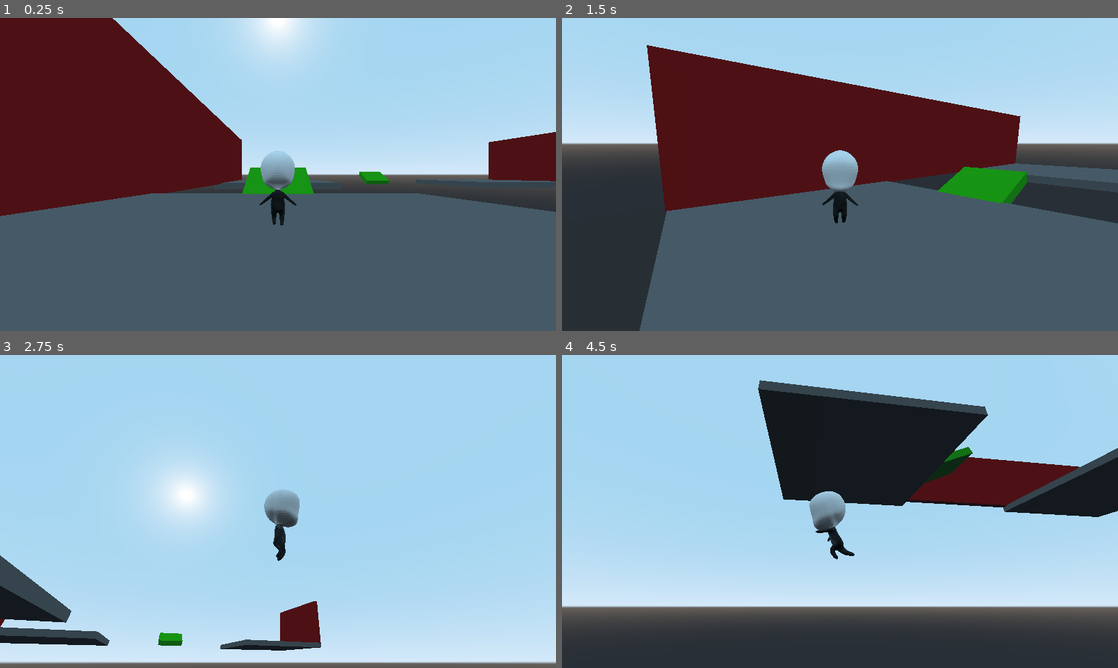
Above: before the commit, frames 1-4 (two rows, left to right).
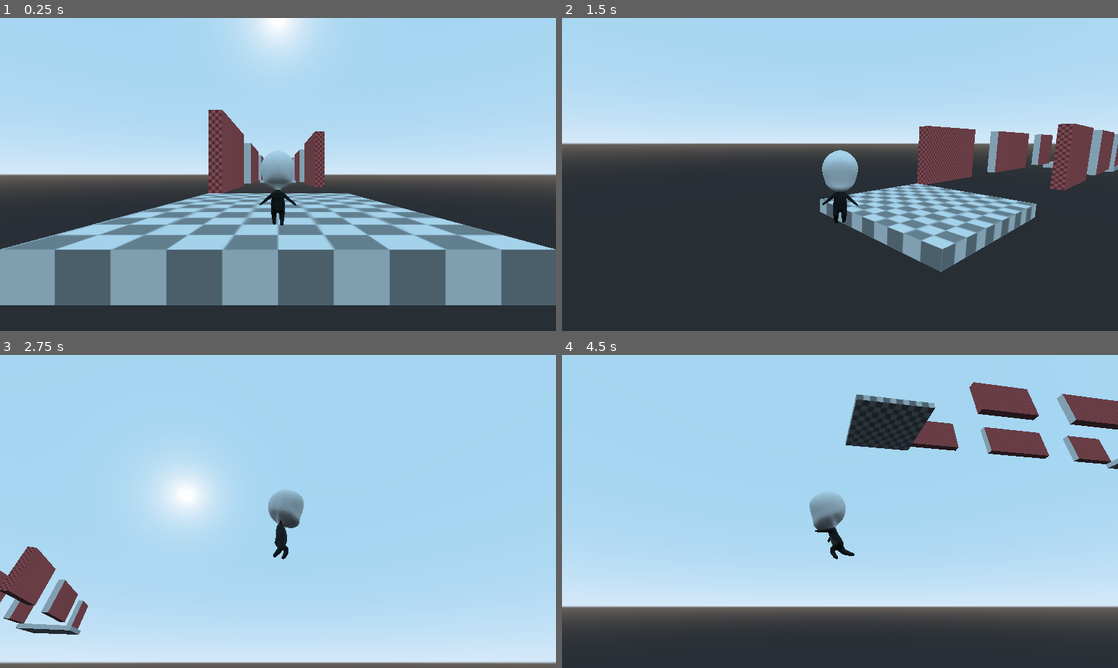
Above: after the commit, the same moments.

Repository: elegist/skyjumper
Game: Godot game, scene res://src/Main.tscn
The game is run twice, just before and just after one commit, with the same random seed, the same clock (stepped at 60 frames per second) and the same inputs.
Inputs (mouse positions are in pixels of both pictures, inside the frame that each line leads up to):
- Up to frame 1 (0.25 s): no input
- Up to frame 2 (1.5 s): move the mouse to (962, 158) at 0.52 s; hold D (move_right) 0.53-1.28 s; hold Shift (dash) 0.53-1.28 s; tap Space (jump) at 0.77, 0.8, 1.07, 1.35 s; move the mouse to (728, 190) at 1.27 s; hold S (move_down) from 1.28 s (still down)
- Up to frame 3 (2.75 s): tap Space (jump) at 1.52, 1.82, 2.3 s; tap Shift (dash) at 1.55 s; move the mouse to (333, 442) at 2.02 s; release S (move_down) at 2.03 s; hold D (move_right) from 2.03 s (still down); hold Shift (dash) from 2.03 s (still down)
- Up to frame 4 (4.5 s): move the mouse to (812, 574) at 2.77 s; release D (move_right) at 2.78 s; release Shift (dash) at 2.78 s; hold W (move_up) 2.78-3.53 s; tap Shift (dash) at 2.85, 4.35 s; tap Space (jump) at 3.02, 3.32, 3.6, 3.77, 4.07 s; move the mouse to (1006, 558) at 3.52 s; hold A (move_left) from 3.53 s (still down); move the mouse to (673, 464) at 4.27 s

The runs differ from the first frame. In frame 1, 58% of the frame differs, in the area x 0-100%, y 0-100%; in frame 2, 59%, in the area x 13-100%, y 8-100%; in frame 3, 5.2%; in frame 4, 19%.

Commit message:
Fix wall running and jumping

Diff:
--- a/project.godot
+++ b/project.godot
@@ -26,46 +26,46 @@
 [input]
 
 move_left={
-"deadzone": 0.5,
+"deadzone": 0.2,
 "events": [ Object(InputEventKey,"resource_local_to_scene":false,"resource_name":"","device":0,"alt":false,"shift":false,"control":false,"meta":false,"command":false,"pressed":false,"scancode":65,"unicode":0,"echo":false,"script":null)
 , Object(InputEventJoypadMotion,"resource_local_to_scene":false,"resource_name":"","device":0,"axis":0,"axis_value":-1.0,"script":null)
  ]
 }
 move_right={
-"deadzone": 0.5,
+"deadzone": 0.2,
 "events": [ Object(InputEventKey,"resource_local_to_scene":false,"resource_name":"","device":0,"alt":false,"shift":false,"control":false,"meta":false,"command":false,"pressed":false,"scancode":68,"unicode":0,"echo":false,"script":null)
 , Object(InputEventJoypadMotion,"resource_local_to_scene":false,"resource_name":"","device":0,"axis":0,"axis_value":1.0,"script":null)
  ]
 }
 move_up={
-"deadzone": 0.5,
+"deadzone": 0.2,
 "events": [ Object(InputEventKey,"resource_local_to_scene":false,"resource_name":"","device":0,"alt":false,"shift":false,"control":false,"meta":false,"command":false,"pressed":false,"scancode":87,"unicode":0,"echo":false,"script":null)
 , Object(InputEventJoypadMotion,"resource_local_to_scene":false,"resource_name":"","device":0,"axis":1,"axis_value":-1.0,"script":null)
  ]
 }
 move_down={
-"deadzone": 0.5,
+"deadzone": 0.2,
 "events": [ Object(InputEventKey,"resource_local_to_scene":false,"resource_name":"","device":0,"alt":false,"shift":false,"control":false,"meta":false,"command":false,"pressed":false,"scancode":83,"unicode":0,"echo":false,"script":null)
 , Object(InputEventJoypadMotion,"resource_local_to_scene":false,"resource_name":"","device":0,"axis":1,"axis_value":1.0,"script":null)
  ]
 }
 camera_left={
-"deadzone": 0.5,
+"deadzone": 0.2,
 "events": [ Object(InputEventJoypadMotion,"resource_local_to_scene":false,"resource_name":"","device":0,"axis":2,"axis_value":-1.0,"script":null)
  ]
 }
 camera_right={
-"deadzone": 0.5,
+"deadzone": 0.2,
 "events": [ Object(InputEventJoypadMotion,"resource_local_to_scene":false,"resource_name":"","device":0,"axis":2,"axis_value":1.0,"script":null)
  ]
 }
 camera_up={
-"deadzone": 0.5,
+"deadzone": 0.2,
 "events": [ Object(InputEventJoypadMotion,"resource_local_to_scene":false,"resource_name":"","device":0,"axis":3,"axis_value":-1.0,"script":null)
  ]
 }
 camera_down={
-"deadzone": 0.5,
+"deadzone": 0.2,
 "events": [ Object(InputEventJoypadMotion,"resource_local_to_scene":false,"resource_name":"","device":0,"axis":3,"axis_value":1.0,"script":null)
  ]
 }
@@ -88,6 +88,11 @@
  ]
 }
 
+[layer_names]
+
+3d_physics/layer_1="ground"
+3d_physics/layer_20="player"
+
 [physics]
 
 common/enable_pause_aware_picking=true
--- a/src/Main.tscn
+++ b/src/Main.tscn
@@ -1,24 +1,27 @@
-[gd_scene load_steps=10 format=2]
+[gd_scene load_steps=7 format=2]
 
 [ext_resource path="res://src/Main.gd" type="Script" id=1]
 [ext_resource path="res://src/player/Player.tscn" type="PackedScene" id=2]
+[ext_resource path="res://assets/textures/checkerboard.png" type="Texture" id=3]
 
-[sub_resource type="CubeMesh" id=1]
+[sub_resource type="SpatialMaterial" id=1]
+flags_world_triplanar = true
+albedo_texture = ExtResource( 3 )
+uv1_scale = Vector3( 0.25, 0.25, 0.25 )
+uv1_triplanar = true
 
-[sub_resource type="SpatialMaterial" id=2]
-albedo_color = Color( 0.427451, 0.427451, 0.427451, 1 )
-
-[sub_resource type="BoxShape" id=3]
+[sub_resource type="SpatialMaterial" id=3]
+flags_world_triplanar = true
+albedo_color = Color( 1, 0.717647, 0.717647, 1 )
+albedo_texture = ExtResource( 3 )
+uv1_scale = Vector3( 0.25, 0.25, 0.25 )
+uv1_triplanar = true
 
 [sub_resource type="SpatialMaterial" id=4]
-albedo_color = Color( 0.615686, 0, 0, 1 )
-
-[sub_resource type="CubeMesh" id=5]
-
-[sub_resource type="SpatialMaterial" id=6]
-albedo_color = Color( 0.121569, 0.705882, 0, 1 )
-
-[sub_resource type="BoxShape" id=7]
+flags_world_triplanar = true
+albedo_color = Color( 1, 0.470588, 0.470588, 1 )
+albedo_texture = ExtResource( 3 )
+uv1_triplanar = true
 
 [node name="Main" type="Node"]
 script = ExtResource( 1 )
@@ -26,145 +29,63 @@
 [node name="Player" parent="." instance=ExtResource( 2 )]
 transform = Transform( 1, 0, 0, 0, 1, 0, 0, 0, 1, 0, 0.283686, 0 )
 
-[node name="Skeleton" parent="Player/Mesh/skyjumper_all_animations_decimated/Armature" index="0"]
-bones/3/bound_children = [  ]
-
-[node name="BoneAttachment" parent="Player/Mesh/skyjumper_all_animations_decimated/Armature/Skeleton" index="1"]
-transform = Transform( 1, -1.922e-09, 2.38403e-07, -2.08947e-09, 0.999858, 0.0168254, -2.38401e-07, -0.0168254, 0.999858, -7.34566e-09, 4.26118, -0.0624813 )
-
-[node name="SoftBody" parent="Player/Mesh/skyjumper_all_animations_decimated/Armature/Skeleton/BoneAttachment" index="0"]
-attachments/0/offset = Vector3( 2.04546, 0.53018, -0.41126 )
-attachments/1/offset = Vector3( 2.5, 0.53018, -0.41126 )
-attachments/2/offset = Vector3( 1.59091, 0.53018, -0.41126 )
-attachments/3/offset = Vector3( 1.13637, 0.53018, -0.41126 )
-attachments/4/offset = Vector3( 0.681823, 0.53018, -0.41126 )
-attachments/5/offset = Vector3( 0.227277, 0.53018, -0.41126 )
-attachments/6/offset = Vector3( -0.227268, 0.53018, -0.41126 )
-attachments/7/offset = Vector3( -0.681814, 0.53018, -0.41126 )
-attachments/8/offset = Vector3( -1.13636, 0.53018, -0.41126 )
-attachments/9/offset = Vector3( -1.5909, 0.53018, -0.41126 )
-attachments/10/offset = Vector3( -2.04545, 0.53018, -0.41126 )
-attachments/11/offset = Vector3( -2.5, 0.53018, -0.41126 )
-
 [node name="AnimationTree" parent="Player/Mesh" index="1"]
 parameters/TimeScale/scale = 1.0
 
-[node name="StaticBody" type="StaticBody" parent="."]
-transform = Transform( 20, 0, 0, 0, 1, 0, 0, 0, 20, 0, -1, 0 )
-__meta__ = {
-"_edit_group_": true
-}
+[node name="CSGCombiner" type="CSGCombiner" parent="."]
+use_collision = true
 
-[node name="MeshInstance" type="MeshInstance" parent="StaticBody"]
-mesh = SubResource( 1 )
-material/0 = SubResource( 2 )
+[node name="CSGBox" type="CSGBox" parent="CSGCombiner"]
+transform = Transform( 1, 0, 0, 0, 1, 0, 0, 0, 1, 0, -1, -65 )
+width = 20.0
+depth = 138.0
+material = SubResource( 1 )
 
-[node name="CollisionShape" type="CollisionShape" parent="StaticBody"]
-shape = SubResource( 3 )
+[node name="CSGBox" type="CSGBox" parent="CSGCombiner/CSGBox"]
+operation = 2
+width = 20.0
+depth = 90.0
 
-[node name="StaticBody3" type="StaticBody" parent="."]
-transform = Transform( 20, 0, 0, 0, 1, 0, 0, 0, 20, 0, -1, -78.8566 )
-__meta__ = {
-"_edit_group_": true
-}
+[node name="CSGPolygon" type="CSGPolygon" parent="CSGCombiner"]
+transform = Transform( -8.14603e-07, 0, -20, 0, 5, 0, 5, 0, -3.25841e-06, -10, 0, -320 )
+polygon = PoolVector2Array( -3, 0, 0, 1, 1, 1, 4, 0 )
+material = SubResource( 3 )
 
-[node name="MeshInstance" type="MeshInstance" parent="StaticBody3"]
-mesh = SubResource( 1 )
-material/0 = SubResource( 2 )
+[node name="CSGBox2" type="CSGBox" parent="CSGCombiner"]
+transform = Transform( 1, 0, 0, 0, 1, 0, 0, 0, 1, -9, 6, -65 )
+height = 12.0
+depth = 90.0
+material = SubResource( 4 )
 
-[node name="CollisionShape" type="CollisionShape" parent="StaticBody3"]
-shape = SubResource( 3 )
+[node name="CSGBox" type="CSGBox" parent="CSGCombiner/CSGBox2"]
+transform = Transform( 1, 0, 0, 0, 1, 0, 0, 0, 1, 0, 0, 18 )
+operation = 2
+height = 12.0
+depth = 14.0
 
-[node name="StaticBody5" type="StaticBody" parent="."]
-transform = Transform( 20, 0, 0, 0, 1, 0, 0, 0, 20, 93, -1, -85.8566 )
-__meta__ = {
-"_edit_group_": true
-}
+[node name="CSGBox2" type="CSGBox" parent="CSGCombiner/CSGBox2"]
+transform = Transform( 1, 0, 0, 0, 1, 0, 0, 0, 1, 0, 0, -22 )
+operation = 2
+height = 12.0
+depth = 14.0
 
-[node name="MeshInstance" type="MeshInstance" parent="StaticBody5"]
-mesh = SubResource( 1 )
-material/0 = SubResource( 2 )
+[node name="CSGBox3" type="CSGBox" parent="CSGCombiner"]
+transform = Transform( 1, 0, 0, 0, 1, 0, 0, 0, 1, 9, 6, -81 )
+height = 12.0
+depth = 90.0
+material = SubResource( 4 )
 
-[node name="CollisionShape" type="CollisionShape" parent="StaticBody5"]
-shape = SubResource( 3 )
+[node name="CSGBox" type="CSGBox" parent="CSGCombiner/CSGBox3"]
+transform = Transform( 1, 0, 0, 0, 1, 0, 0, 0, 1, 0, 0, 18 )
+operation = 2
+height = 12.0
+depth = 14.0
 
-[node name="StaticBody6" type="StaticBody" parent="."]
-transform = Transform( -8.74228e-07, 1, 0, -10, -2.18557e-08, 0, 0, 0, 20, 112.007, 9.68775, -85.8566 )
-__meta__ = {
-"_edit_group_": true
-}
-
-[node name="MeshInstance" type="MeshInstance" parent="StaticBody6"]
-mesh = SubResource( 1 )
-material/0 = SubResource( 4 )
-
-[node name="CollisionShape" type="CollisionShape" parent="StaticBody6"]
-shape = SubResource( 3 )
-
-[node name="StaticBody7" type="StaticBody" parent="."]
-transform = Transform( -8.74228e-07, 1, 0, -10, -2.18557e-08, 0, 0, 0, 20, -18.9926, 9.68775, -78.8566 )
-__meta__ = {
-"_edit_group_": true
-}
-
-[node name="MeshInstance" type="MeshInstance" parent="StaticBody7"]
-mesh = SubResource( 1 )
-material/0 = SubResource( 4 )
-
-[node name="CollisionShape" type="CollisionShape" parent="StaticBody7"]
-shape = SubResource( 3 )
-
-[node name="StaticBody8" type="StaticBody" parent="."]
-transform = Transform( -8.74228e-07, 1, 0, -10, -2.18557e-08, 0, 0, 0, 20, -18.9926, 9.68775, -38.8566 )
-__meta__ = {
-"_edit_group_": true
-}
-
-[node name="MeshInstance" type="MeshInstance" parent="StaticBody8"]
-mesh = SubResource( 1 )
-material/0 = SubResource( 4 )
-
-[node name="CollisionShape" type="CollisionShape" parent="StaticBody8"]
-shape = SubResource( 3 )
-
-[node name="StaticBody9" type="StaticBody" parent="."]
-transform = Transform( -8.74228e-07, 1, 0, -10, -2.18557e-08, 0, 0, 0, 20, -18.9926, 9.68775, 0.143417 )
-__meta__ = {
-"_edit_group_": true
-}
-
-[node name="MeshInstance" type="MeshInstance" parent="StaticBody9"]
-mesh = SubResource( 1 )
-material/0 = SubResource( 4 )
-
-[node name="CollisionShape" type="CollisionShape" parent="StaticBody9"]
-shape = SubResource( 3 )
-
-[node name="StaticBody2" type="StaticBody" parent="."]
-transform = Transform( 5, 0, 0, 0, 0.92164, -1.94023, 0, 0.388047, 4.6082, 0, 1.02822, -24.0823 )
-__meta__ = {
-"_edit_group_": true
-}
-
-[node name="MeshInstance" type="MeshInstance" parent="StaticBody2"]
-mesh = SubResource( 5 )
-material/0 = SubResource( 6 )
-
-[node name="CollisionShape" type="CollisionShape" parent="StaticBody2"]
-shape = SubResource( 7 )
-
-[node name="StaticBody4" type="StaticBody" parent="."]
-transform = Transform( 5, 0, 0, 0, 0.92164, -1.94023, 0, 0.388047, 4.6082, 44.936, 1.02822, -93.213 )
-__meta__ = {
-"_edit_group_": true
-}
-
-[node name="MeshInstance" type="MeshInstance" parent="StaticBody4"]
-mesh = SubResource( 5 )
-material/0 = SubResource( 6 )
-
-[node name="CollisionShape" type="CollisionShape" parent="StaticBody4"]
-shape = SubResource( 7 )
+[node name="CSGBox2" type="CSGBox" parent="CSGCombiner/CSGBox3"]
+transform = Transform( 1, 0, 0, 0, 1, 0, 0, 0, 1, 0, 0, -22 )
+operation = 2
+height = 12.0
+depth = 14.0
 
 [editable path="Player"]
 [editable path="Player/Mesh/skyjumper_all_animations_decimated"]
--- a/src/player/Player.gd
+++ b/src/player/Player.gd
@@ -3,18 +3,22 @@
 var velocity: Vector3 = Vector3.ZERO
 
 var is_dashing: bool = false
+var is_wall_running: bool = false
 
 export var gravity: float = -40.0
 
-export var max_speed: float = 16.0
-export var acceleration: float = 70.0
-export var ground_friction: float = 60.0
-export var air_resistance: float = 50.0
+export var max_speed: float = 20.0
+export var acceleration: float = 100.0
+export var friction: float = 120.0
 export var jump_height: float = 18.0
+export var max_gravity_drag: float = 20.0
 export var dash_factor: int = 40
 
 var max_jump_count: int = 2
 var jump_count: int = 0
+
+var dash_direction: Vector3 = Vector3.ZERO
+var wall_normal: Vector3 = Vector3.ZERO
 
 export var mouse_sensitivity: Vector2 = Vector2(0.0025, 0.0025)
 export var right_stick_sensitivity: Vector2 = Vector2(0.07, 0.035)
@@ -37,7 +41,6 @@
 onready var camera = $CameraRoot/CameraPivot/CameraSpringArm/Camera
 onready var animation_tree = $Mesh/AnimationTree
 
-onready var wall_check_forward = $Mesh/WallChecks/Forward
 onready var wall_check_left = $Mesh/WallChecks/Left
 onready var wall_check_right = $Mesh/WallChecks/Right
 
@@ -74,25 +77,32 @@
 
 	apply_gravity(delta)
 
-	apply_movement(move_direction, delta)
+	if !is_on_wall():
+		apply_movement(move_direction, delta)
 
 	if is_on_floor():
 		jump_count = max_jump_count
+		is_dashing = false
+		is_wall_running = false
 
-	if Input.is_action_just_pressed("jump") && jump_count > 0:
+	if Input.is_action_just_pressed("jump") && jump_count > 0 && !is_on_wall():
 		apply_jump()
-		jump_count -= 1
 	elif Input.is_action_just_released("jump") && velocity.y > jump_height / 2:
 		velocity.y = jump_height / 2
 
 	if Input.is_action_just_pressed("dash") && !is_on_floor():
 		apply_dash(move_direction, delta)
+		dash_direction = move_direction
 
-	if Input.is_action_pressed("dash"):
-		if is_on_wall():
-			apply_wallrun(move_direction)
+	if is_on_wall():
+		wall_normal = get_slide_collision(0).normal
+		if Input.is_action_pressed("dash"):
+			wall_check_left.enabled = true
+			wall_check_right.enabled = true
+			apply_wall_run(delta)
+			if Input.is_action_just_pressed("jump"):
+				apply_wall_jump()
 	else:
-		wall_check_forward.enabled = false
 		wall_check_left.enabled = false
 		wall_check_right.enabled = false
 
@@ -114,8 +124,13 @@
 	snap_vector = -get_floor_normal() if is_on_floor() else Vector3.DOWN
 
 func apply_gravity(delta: float) -> void:
-	velocity.y += gravity * delta
-	velocity.y = clamp(velocity.y, gravity, jump_height)
+	if is_wall_running:
+		var wall_running_factor = 8
+		velocity.y += gravity / wall_running_factor * delta
+		velocity.y = clamp(velocity.y, gravity / wall_running_factor, max_gravity_drag / wall_running_factor)
+	else:
+		velocity.y += gravity * delta
+		velocity.y = clamp(velocity.y, gravity, max_gravity_drag)
 
 func apply_movement(move_direction: Vector3, delta: float) -> void:
 	if move_direction != Vector3.ZERO:
@@ -123,45 +138,47 @@
 		velocity.z = velocity.move_toward(move_direction * max_speed, acceleration * delta).z
 		mesh.rotation.y = lerp_angle(mesh.rotation.y, atan2(move_direction.x, move_direction.z), 10 * delta)
 	else:
-		if is_on_floor():
-			velocity = velocity.move_toward(Vector3.ZERO, ground_friction * delta)
-		else:
-			velocity.x = velocity.move_toward(Vector3.ZERO, air_resistance * delta).x
-			velocity.z = velocity.move_toward(Vector3.ZERO, air_resistance * delta).z
+		velocity.x = velocity.move_toward(Vector3.ZERO, friction * delta).x
+		velocity.z = velocity.move_toward(Vector3.ZERO, friction * delta).z
 
 func apply_jump() -> void:
 	snap_vector = Vector3.ZERO
+	jump_count -= 1
 	velocity.y = jump_height
 
 func apply_dash(move_direction: Vector3, delta: float) -> void:
 	is_dashing = true
 	velocity.x = velocity.move_toward(move_direction * max_speed * dash_factor, acceleration * dash_factor * delta).x
 	velocity.z = velocity.move_toward(move_direction * max_speed * dash_factor, acceleration * dash_factor * delta).z
+	velocity.y = velocity.move_toward(Vector3.ZERO, friction * dash_factor * delta).y
 	yield(get_tree().create_timer(0.25), "timeout")
-	velocity.x = velocity.move_toward(Vector3.ZERO, 50).x
-	velocity.z = velocity.move_toward(Vector3.ZERO, 50).z
+	velocity.x = velocity.move_toward(Vector3.ZERO, friction * dash_factor * delta).x
+	velocity.z = velocity.move_toward(Vector3.ZERO, friction * dash_factor * delta).z
 	is_dashing = false
 
-func apply_wallrun(move_direction: Vector3) -> void:
-	wall_check_forward.enabled = true
-	wall_check_left.enabled = true
-	wall_check_right.enabled = true
+func apply_wall_run(delta: float) -> void:
+	is_wall_running = true
+	velocity.x = sign(dash_direction.x) * max_speed
+	velocity.z = sign(dash_direction.z) * max_speed
 
-	if wall_check_forward.is_colliding() && (!wall_check_left.is_colliding() || wall_check_right.is_colliding()):
-		velocity.y = max_speed
-	if wall_check_left.is_colliding() || wall_check_right.is_colliding():
-		velocity.x = move_direction.x * max_speed
-		velocity.z = move_direction.z * max_speed
-		velocity.y = 0.0
+func apply_wall_jump() -> void:
+	is_wall_running = false
+	velocity.y = jump_height / 1.1
+	velocity.x = wall_normal.x * 50
+	velocity.z = wall_normal.z * 50
+	if round(wall_normal.x) != 0:
+		dash_direction.x *= -1
+	elif round(wall_normal.z) != 0:
+		dash_direction.z *= -1
 
 func apply_animations() -> void:
-	if is_on_wall():
+	if is_on_wall() && Input.is_action_pressed("dash"):
 		animation_tree.set("parameters/location/current", 2)
-		animation_tree.set("parameters/TimeScale/scale", 2)
+		animation_tree.set("parameters/TimeScale/scale", 2.0)
 		if wall_check_left.is_colliding():
+			animation_tree.set("parameters/wall/current", 0)
+		if wall_check_right.is_colliding():
 			animation_tree.set("parameters/wall/current", 1)
-		elif wall_check_right.is_colliding():
-			animation_tree.set("parameters/wall/current", 0)
 	else:
 		if !is_on_floor():
 			animation_tree.set("parameters/location/current", 1)
--- a/src/player/Player.tscn
+++ b/src/player/Player.tscn
@@ -1120,49 +1120,50 @@
 input_1/name = "right"
 input_1/auto_advance = false
 
-[sub_resource type="AnimationNodeAnimation" id=18]
+[sub_resource type="AnimationNodeAnimation" id=19]
 animation = "WallrunLeftLoop"
 
-[sub_resource type="AnimationNodeAnimation" id=19]
+[sub_resource type="AnimationNodeAnimation" id=20]
 animation = "WallrunRightLoop"
 
-[sub_resource type="AnimationNodeBlendTree" id=20]
+[sub_resource type="AnimationNodeBlendTree" id=21]
 graph_offset = Vector2( 1, 610 )
-nodes/TimeScale/node = SubResource( 22 )
+nodes/TimeScale/node = SubResource( 8 )
 nodes/TimeScale/position = Vector2( 420, 640 )
-nodes/air_state/node = SubResource( 8 )
+nodes/air_state/node = SubResource( 9 )
 nodes/air_state/position = Vector2( 140, 460 )
-nodes/dash/node = SubResource( 9 )
+nodes/dash/node = SubResource( 10 )
 nodes/dash/position = Vector2( -60, 640 )
-nodes/fall/node = SubResource( 10 )
+nodes/fall/node = SubResource( 11 )
 nodes/fall/position = Vector2( -60, 520 )
-nodes/ground_state/node = SubResource( 11 )
+nodes/ground_state/node = SubResource( 12 )
 nodes/ground_state/position = Vector2( -60, 200 )
-nodes/idle/node = SubResource( 12 )
+nodes/idle/node = SubResource( 13 )
 nodes/idle/position = Vector2( -280, 180 )
-nodes/jump/node = SubResource( 13 )
+nodes/jump/node = SubResource( 14 )
 nodes/jump/position = Vector2( -60, 400 )
-nodes/location/node = SubResource( 14 )
+nodes/location/node = SubResource( 15 )
 nodes/location/position = Vector2( 640, 200 )
 nodes/output/position = Vector2( 800, 200 )
-nodes/run/node = SubResource( 15 )
+nodes/run/node = SubResource( 16 )
 nodes/run/position = Vector2( -280, 320 )
-nodes/run_speed/node = SubResource( 16 )
+nodes/run_speed/node = SubResource( 17 )
 nodes/run_speed/position = Vector2( 140, 220 )
-nodes/wall/node = SubResource( 17 )
+nodes/wall/node = SubResource( 18 )
 nodes/wall/position = Vector2( 420, 800 )
-nodes/wallrun_left/node = SubResource( 18 )
+nodes/wallrun_left/node = SubResource( 19 )
 nodes/wallrun_left/position = Vector2( 120, 760 )
-nodes/wallrun_right/node = SubResource( 19 )
+nodes/wallrun_right/node = SubResource( 20 )
 nodes/wallrun_right/position = Vector2( 120, 880 )
-node_connections = [ "output", 0, "location", "location", 0, "run_speed", "location", 1, "air_state", "location", 2, "TimeScale", "TimeScale", 0, "wall", "run_speed", 0, "ground_state", "air_state", 0, "jump", "air_state", 1, "fall", "air_state", 2, "dash", "wall", 0, "wallrun_left", "wall", 1, "wallrun_right", "ground_state", 0, "idle", "ground_state", 1, "run" ]
-
-[sub_resource type="CapsuleShape" id=21]
+node_connections = [ "output", 0, "location", "location", 0, "run_speed", "location", 1, "air_state", "location", 2, "TimeScale", "air_state", 0, "jump", "air_state", 1, "fall", "air_state", 2, "dash", "TimeScale", 0, "wall", "ground_state", 0, "idle", "ground_state", 1, "run", "run_speed", 0, "ground_state", "wall", 0, "wallrun_left", "wall", 1, "wallrun_right" ]
+
+[sub_resource type="CapsuleShape" id=22]
 radius = 0.85709
 height = 0.720595
 
 [node name="Player" type="KinematicBody"]
 transform = Transform( 1, 0, 1.74846e-07, 0, 1, 0, -1.74846e-07, 0, 1, 0, 0, 0 )
+collision_layer = 524288
 script = ExtResource( 1 )
 
 [node name="Mesh" type="Spatial" parent="."]
@@ -1181,7 +1182,7 @@
 anims/WallrunRightLoop = SubResource( 7 )
 
 [node name="AnimationTree" type="AnimationTree" parent="Mesh"]
-tree_root = SubResource( 20 )
+tree_root = SubResource( 21 )
 anim_player = NodePath("../skyjumper_all_animations_decimated/AnimationPlayer")
 active = true
 parameters/TimeScale/scale = 2.0
@@ -1193,21 +1194,17 @@
 
 [node name="WallChecks" type="Spatial" parent="Mesh"]
 
-[node name="Forward" type="RayCast" parent="Mesh/WallChecks"]
-transform = Transform( -1, 0, -8.74228e-08, 0, 1, 0, 8.74228e-08, 0, -1, 0, 2, 0 )
-cast_to = Vector3( 0, 0, -5 )
+[node name="Right" type="RayCast" parent="Mesh/WallChecks"]
+transform = Transform( 1, 0, 0, 0, 1, 0, 0, 0, 1, 0, 2, 0 )
+cast_to = Vector3( -3, 0, 3 )
 
 [node name="Left" type="RayCast" parent="Mesh/WallChecks"]
 transform = Transform( 1, 0, 0, 0, 1, 0, 0, 0, 1, 0, 2, 0 )
-cast_to = Vector3( -5, 0, 0 )
-
-[node name="Right" type="RayCast" parent="Mesh/WallChecks"]
-transform = Transform( 1, 0, 0, 0, 1, 0, 0, 0, 1, 0, 2, 0 )
-cast_to = Vector3( 5, 0, 0 )
+cast_to = Vector3( 3, 0, 3 )
 
 [node name="CollisionShape" type="CollisionShape" parent="."]
 transform = Transform( 1, 0, 0, 0, -4.37114e-08, -1.2, 0, 1, -5.24537e-08, 0, 1.52632, 0 )
-shape = SubResource( 21 )
+shape = SubResource( 22 )
 
 [node name="CameraRoot" type="Spatial" parent="."]
 transform = Transform( 1, 0, 0, 0, 1, 0, 0, 0, 1, 0, 3, 0 )
Binary file added: assets/textures/checkerboard.png
Not shown, added: assets/textures/checkerboard.png.import
Not shown: 4 places in src/player/Player.tscn that only renumber resources
